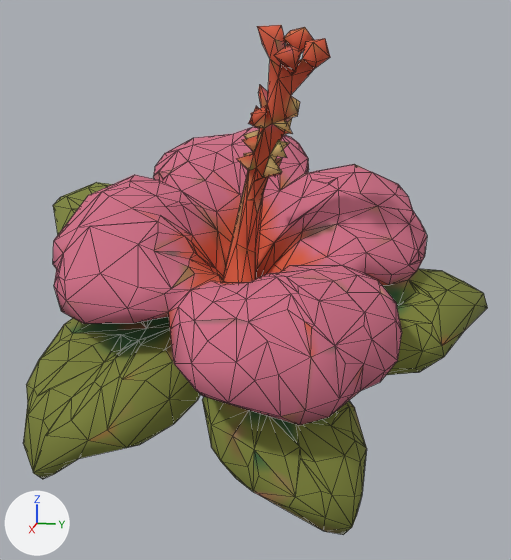
An edit to the glTF model public/models/x-flower.glb, drawn before and after from the same camera.
Before and after are seen from a camera (50 mm lens) standing at (1.402, 0.298, 0.304) and looking at (0.007, 0.019, -0.044). Every picture has the same lights, and +X, +Y and +Z are marked at lower left. The older version comes first. Mesh edges are drawn as thin lines. Where no turn or scale is listed for an object, it has been applied to the vertices. Vertices at exactly the same position are counted once.

Objects in the first picture: 'tripo_node_0ec382b5-ac78-425d-9a7c-24eb073916ae'.
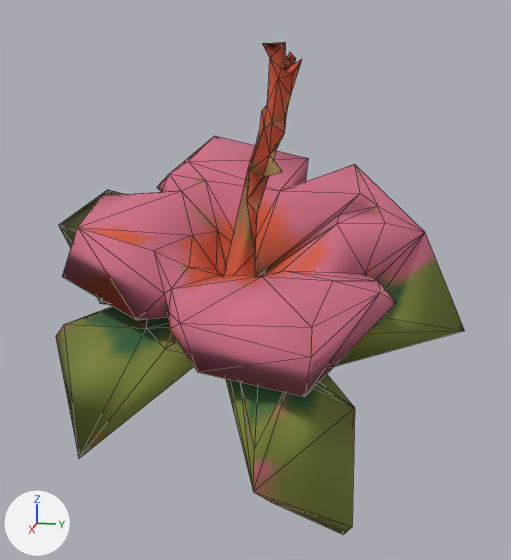
Where the newer file only moved an object's origin or applied its transform, the numbers keep the older frame.

Diff of the bpy script that builds the scene:
```diff
--- a/public/models/x-flower.glb.py
+++ b/public/models/x-flower.glb.py
@@ me_tripo_mesh_0ec382b5_ac78_425d_9a7c_24eb073916ae @@
 # used by ob_tripo_node_0ec382b5_ac78_425d_9a7c_24eb073916ae; location = (0.0, 0.0, 0.0)
-me_tripo_mesh_0ec382b5_ac78_425d_9a7c_24eb073916ae.from_pydata(...)  # 936 vertices, 1884 faces; spans x -0.369..0.369, y -0.5..0.5, z -0.441..0.441
+me_tripo_mesh_0ec382b5_ac78_425d_9a7c_24eb073916ae.from_pydata(...)  # 202 vertices, 414 faces; spans x -0.306..0.325, y -0.459..0.446, z -0.441..0.412
+# me_tripo_mesh_0ec382b5_ac78_425d_9a7c_24eb073916ae part 1: 1 vertex moved within x -0.105, y -0.395, z 0.039; 734 vertices removed from x -0.369..0.369, y -0.5..0.5, z -0.414..0.441
 me_tripo_mesh_0ec382b5_ac78_425d_9a7c_24eb073916ae.materials.append(mat_tripo_material_0ec382b5_ac78_425d_9a7c_24eb073916ae)
```

Boxes [x1, y1, x2, y2] around the edits, measured in the pictures (511 x 560 px):
'tripo_node_0ec382b5-ac78-425d-9a7c-24eb073916ae', reshaped (12% narrower): before [23, 25, 488, 535]; after [56, 42, 465, 535]
part 1 of me_tripo_mesh_0ec382b5_ac78_425d_9a7c_24eb073916ae, cut back: before [23, 25, 488, 535]
